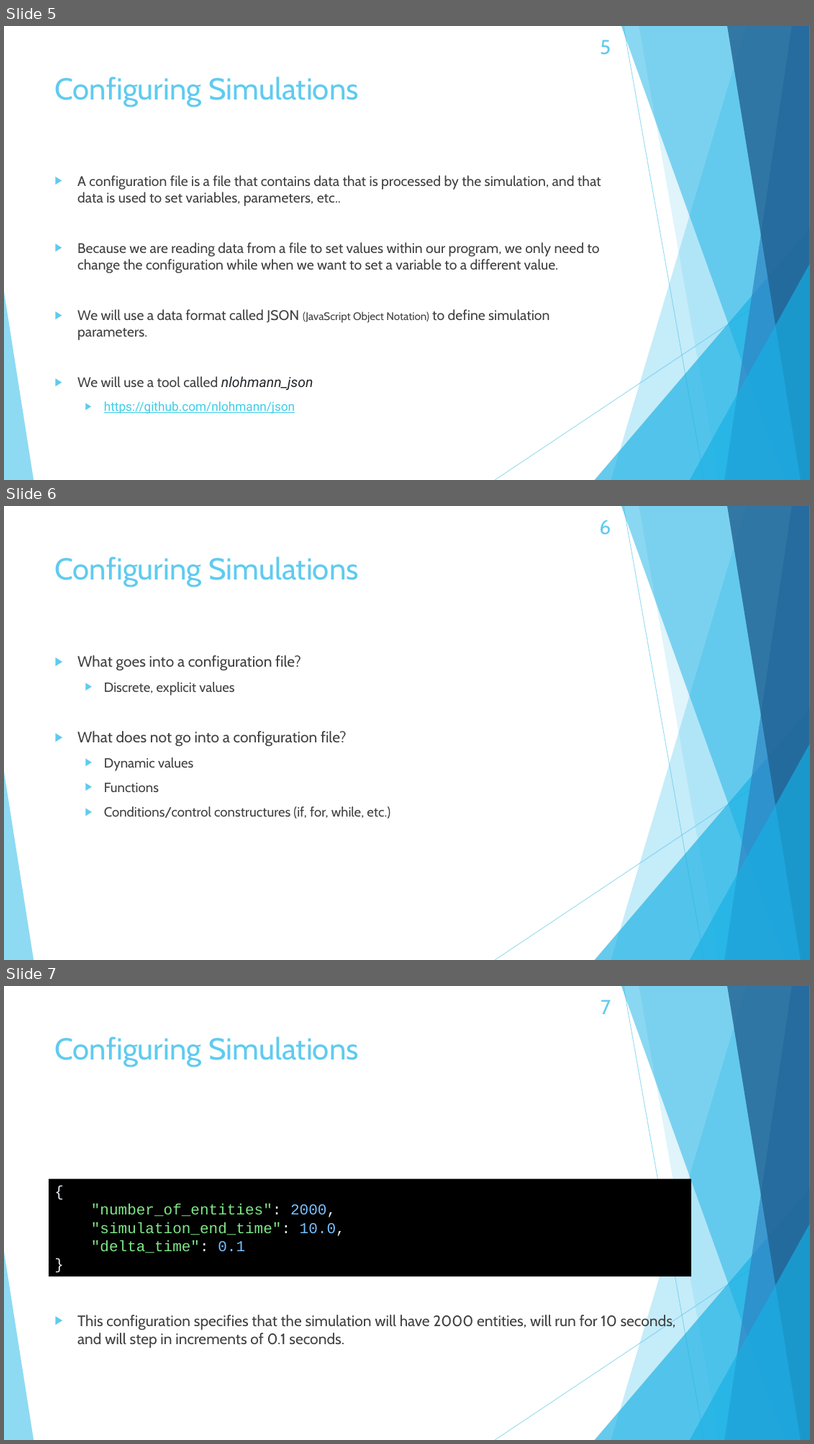
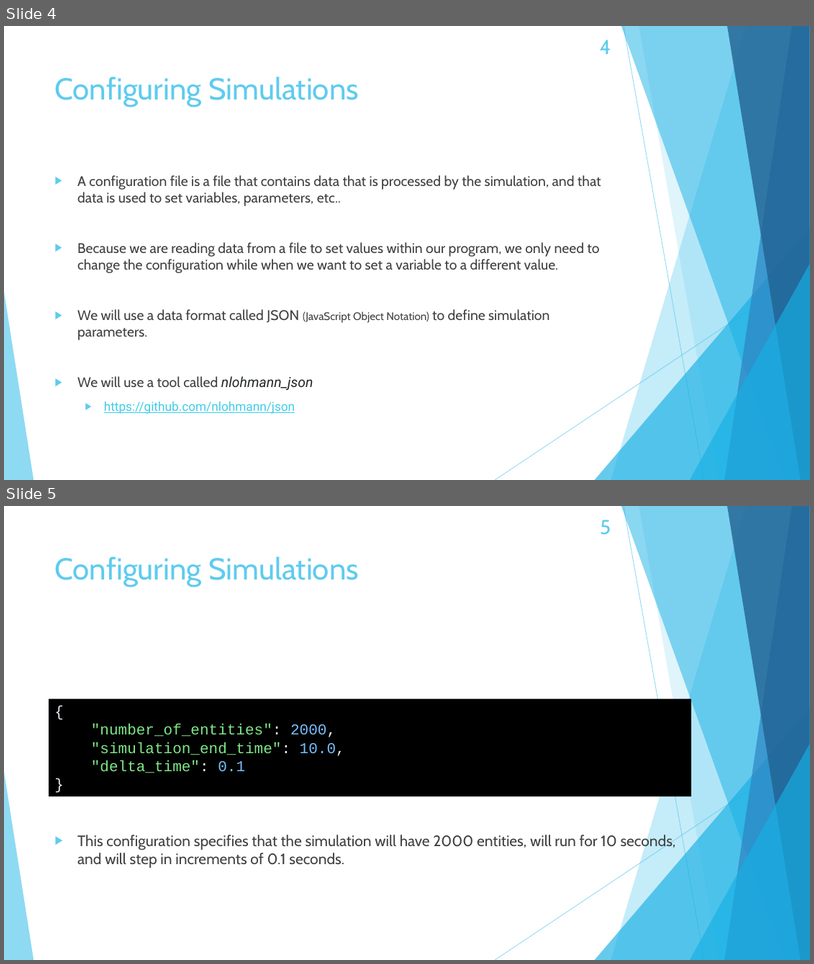
Before and after one commit to ruc-sci-comp/cpp-class-notes, a slide deck: class-09/Class 09.pptx. Shown one above the other, each under a label of ours: slides 5, 6 and 7 before the commit, slides 4 and 5 after it. The pictures are 814x1444 and 814x964 pixels, drawn with LibreOffice and Linux fonts; fonts in the diff are those of the drawing. Boxes give left, top, right and bottom in pixels: in the first picture for what was removed or moved away, otherwise in the second. Text is boxed around its words. In the diff, an @@ line names an element or a change of style, - is before the commit and + after.

```diff
--- a/class-09/Class 09.pptx
+++ b/class-09/Class 09.pptx
@@ slide 6 removed at box(4, 506, 810, 960), background #FFFFFF; not listed: 11 template elements that a slide beside it also shows @@
@@ title removed at box(55, 556, 359, 587) @@
-Configuring Simulations
@@ text removed at box(77, 655, 391, 818) @@
-▶ What goes into a configuration file?
-  ▶ Discrete, explicit values
-▶ What does not go into a configuration file?
-  ▶ Dynamic values
-  ▶ Functions
-  ▶ Conditions/control constructures (if, for, while, etc.)
@@ what was slide 5 is now slide 4 @@
@@ page number at box(600, 40, 612, 54): text changed @@
-5
+4
@@ what was slide 7 is now slide 5 @@
@@ page number at box(600, 520, 611, 535): text changed @@
-7
+5
```
Also in this commit, not shown: 1 slide changed, 2 other slides removed, 2 other files.
